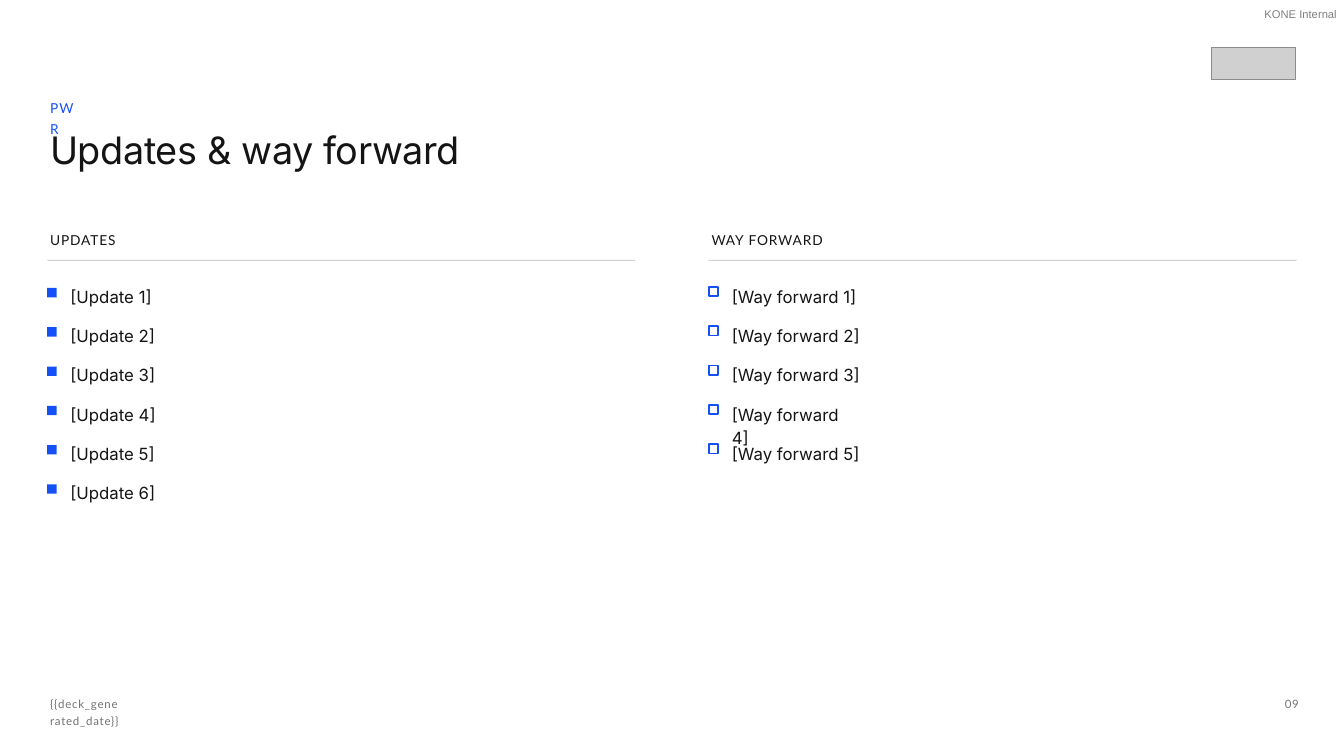
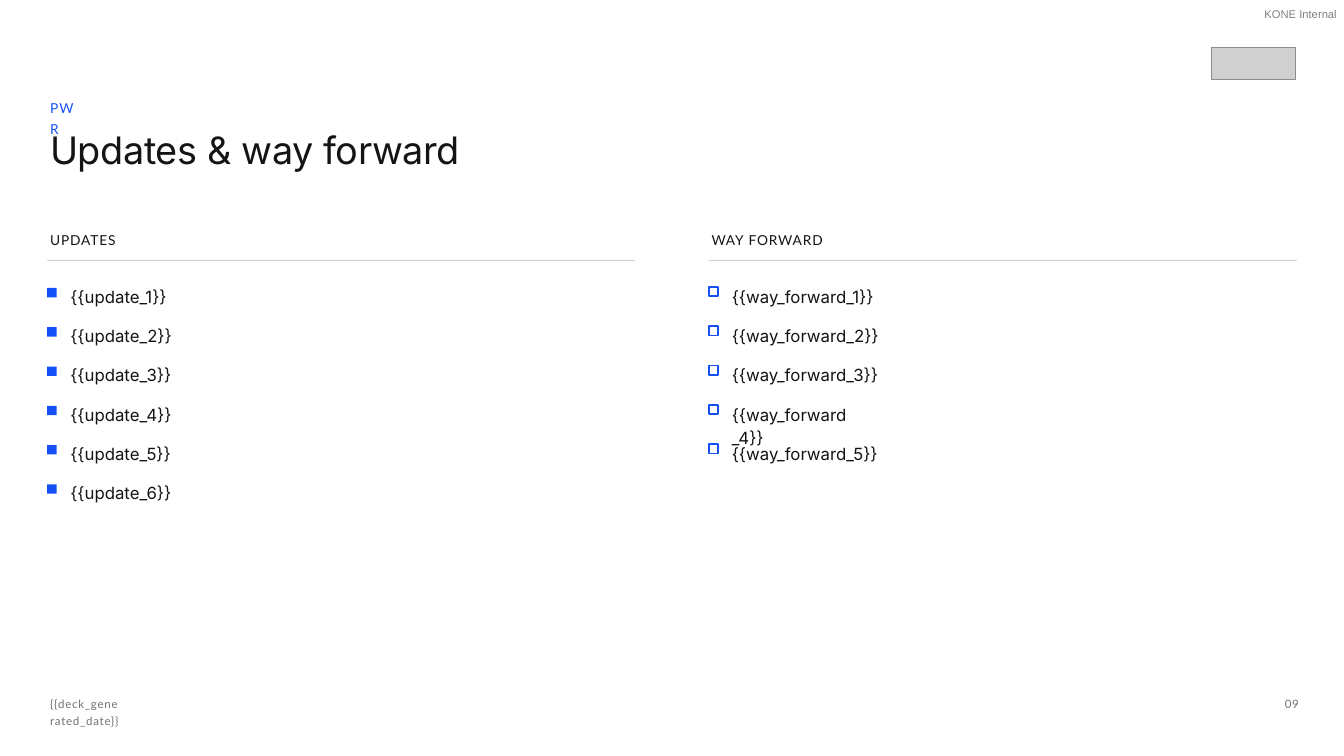
Before and after one commit to arvindl1989/hub-tools, a slide deck: slide 9 of kpi-app/backend/templates/marketing_hub_deck.pptx. Drawn at 1344x756 pixels with LibreOffice and Linux fonts; fonts in the diff are those of the drawing; grey boxes stand for pictures. Boxes give left, top, right and bottom in pixels: in the first picture for what was removed or moved away, otherwise in the second. Text is boxed around its words. In the diff, an @@ line names an element or a change of style, - is before the commit and + after.

```diff
--- a/kpi-app/backend/templates/marketing_hub_deck.pptx
+++ b/kpi-app/backend/templates/marketing_hub_deck.pptx
@@ text at bbox=[70, 289, 166, 307]: text changed @@
-[Update 1]
+{{update_1}}
@@ text at bbox=[732, 289, 874, 307]: text changed @@
-[Way forward 1]
+{{way_forward_1}}
@@ text at bbox=[70, 328, 171, 346]: text changed @@
-[Update 2]
+{{update_2}}
@@ text at bbox=[732, 328, 879, 346]: text changed @@
-[Way forward 2]
+{{way_forward_2}}
@@ text at bbox=[70, 368, 171, 385]: text changed @@
-[Update 3]
+{{update_3}}
@@ text at bbox=[732, 368, 878, 385]: text changed @@
-[Way forward 3]
+{{way_forward_3}}
@@ text at bbox=[70, 407, 171, 425]: text changed @@
-[Update 4]
+{{update_4}}
@@ text at bbox=[732, 408, 847, 448]: text changed @@
-[Way forward 4]
+{{way_forward_4}}
@@ text at bbox=[70, 446, 170, 464]: text changed @@
-[Update 5]
+{{update_5}}
@@ text at bbox=[732, 446, 878, 464]: text changed @@
-[Way forward 5]
+{{way_forward_5}}
@@ text at bbox=[70, 485, 171, 503]: text changed @@
-[Update 6]
+{{update_6}}
```
Also in this commit, not shown: 1 other slide changed, 5 other files.
